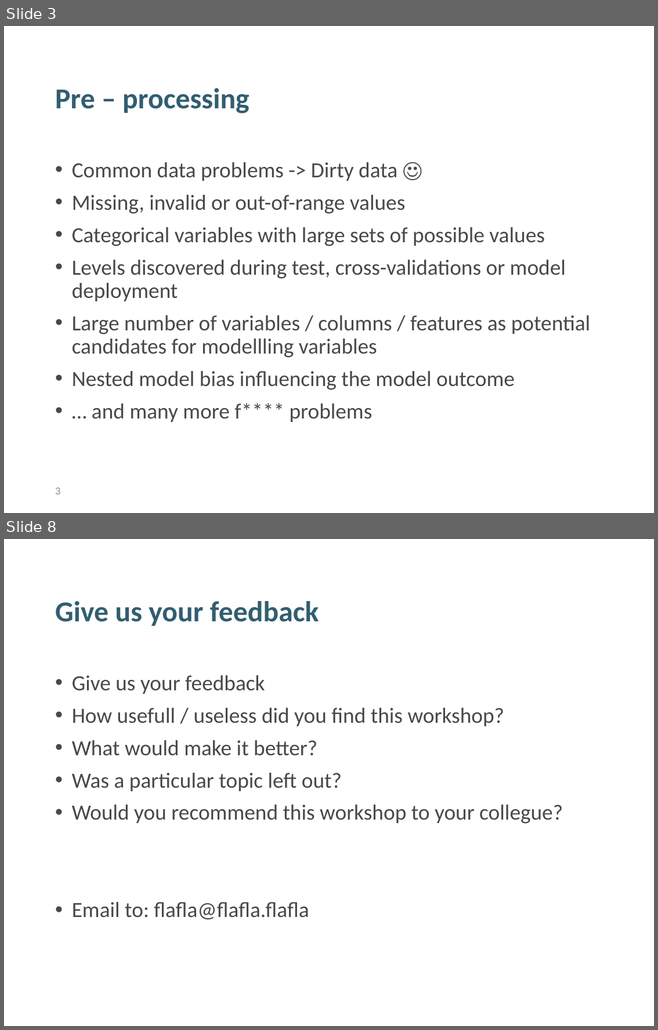
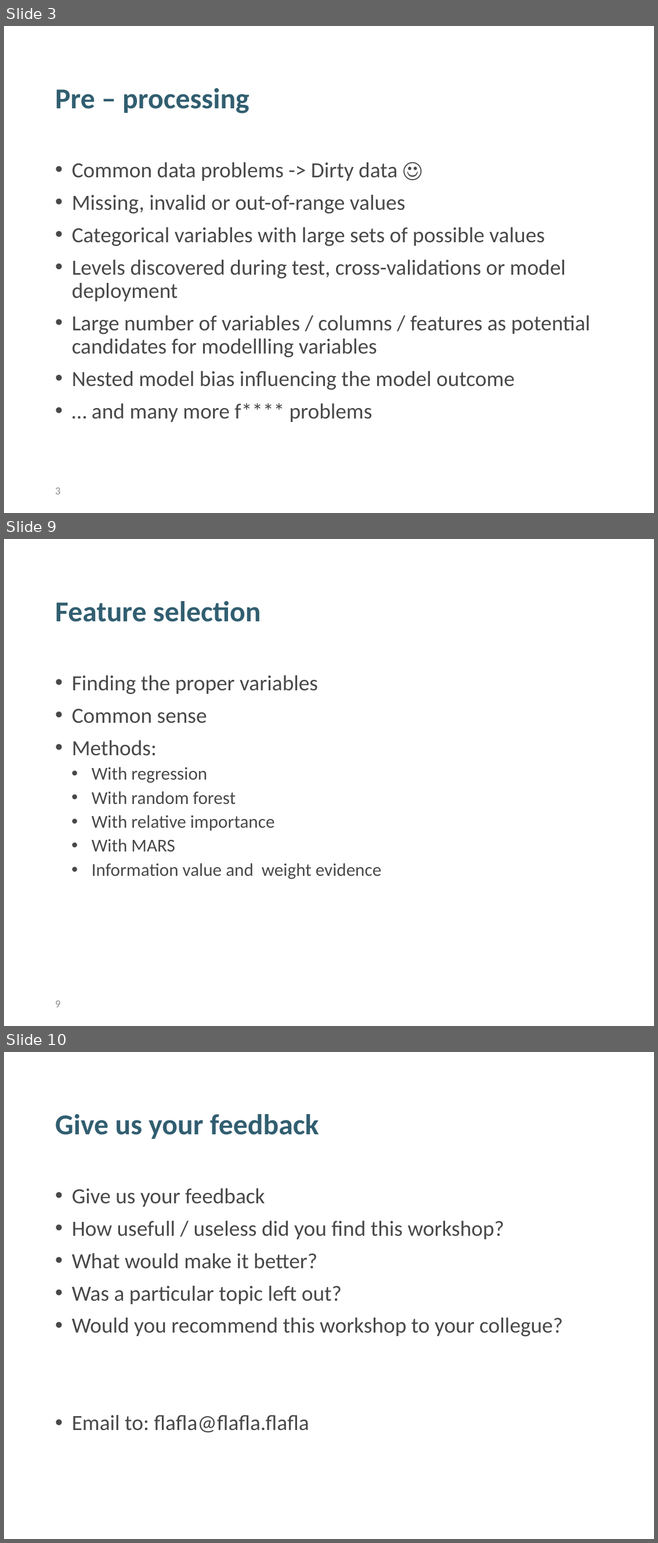
Before and after one commit to tomazgeni/HerculePoirot, a slide deck: PredpripravaObdelavaPodatkov_Delavnica.pptx. Shown one above the other, each under a label of ours: slides 3 and 8 before the commit, slides 3, 9 and 10 after it; the slides between them are not shown. The pictures are 658x1030 and 658x1543 pixels, drawn with LibreOffice and Linux fonts; fonts in the diff are those of the drawing; background and template pictures are left out. Boxes give left, top, right and bottom in pixels: in the first picture for what was removed or moved away, otherwise in the second. Text is boxed around its words. In the diff, an @@ line names an element or a change of style, - is before the commit and + after.

```diff
--- a/PredpripravaObdelavaPodatkov_Delavnica.pptx
+++ b/PredpripravaObdelavaPodatkov_Delavnica.pptx
@@ slide 9 added at <box>4,539,654,1026</box>, background #FFFFFF @@
@@ title added at <box>55,601,260,622</box>, 32 pt, text #315E70, bold @@
+Feature selection
@@ text added at <box>72,675,381,879</box>, 20 pt, text #474847 @@
+• Finding the proper variables
+• Common sense
+• Methods:
+  • With regression
+  • With random forest
+  • With relative importance
+  • With MARS
+  • Information value and weight evidence
@@ page number added at <box>55,1001,60,1008</box>, 12 pt, text #8C8E91 @@
+9
@@ what was slide 8 is now slide 10 @@
```
Also in this commit, not shown: 3 slides changed, 2 other slides added, 1 slide removed.
